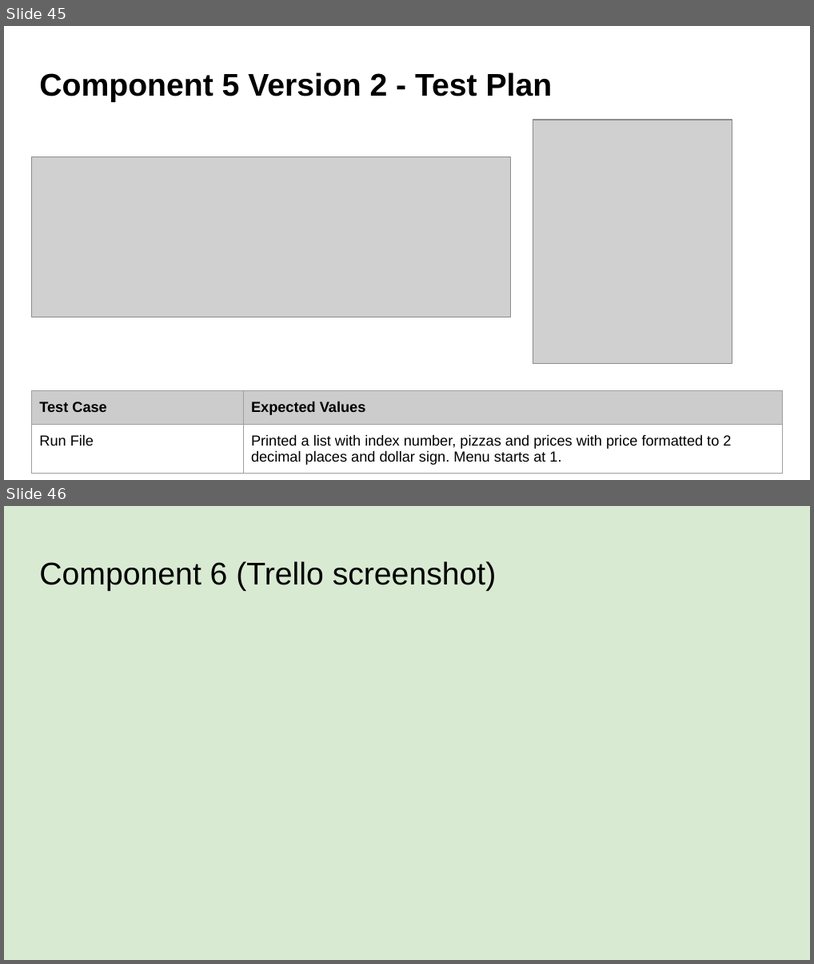
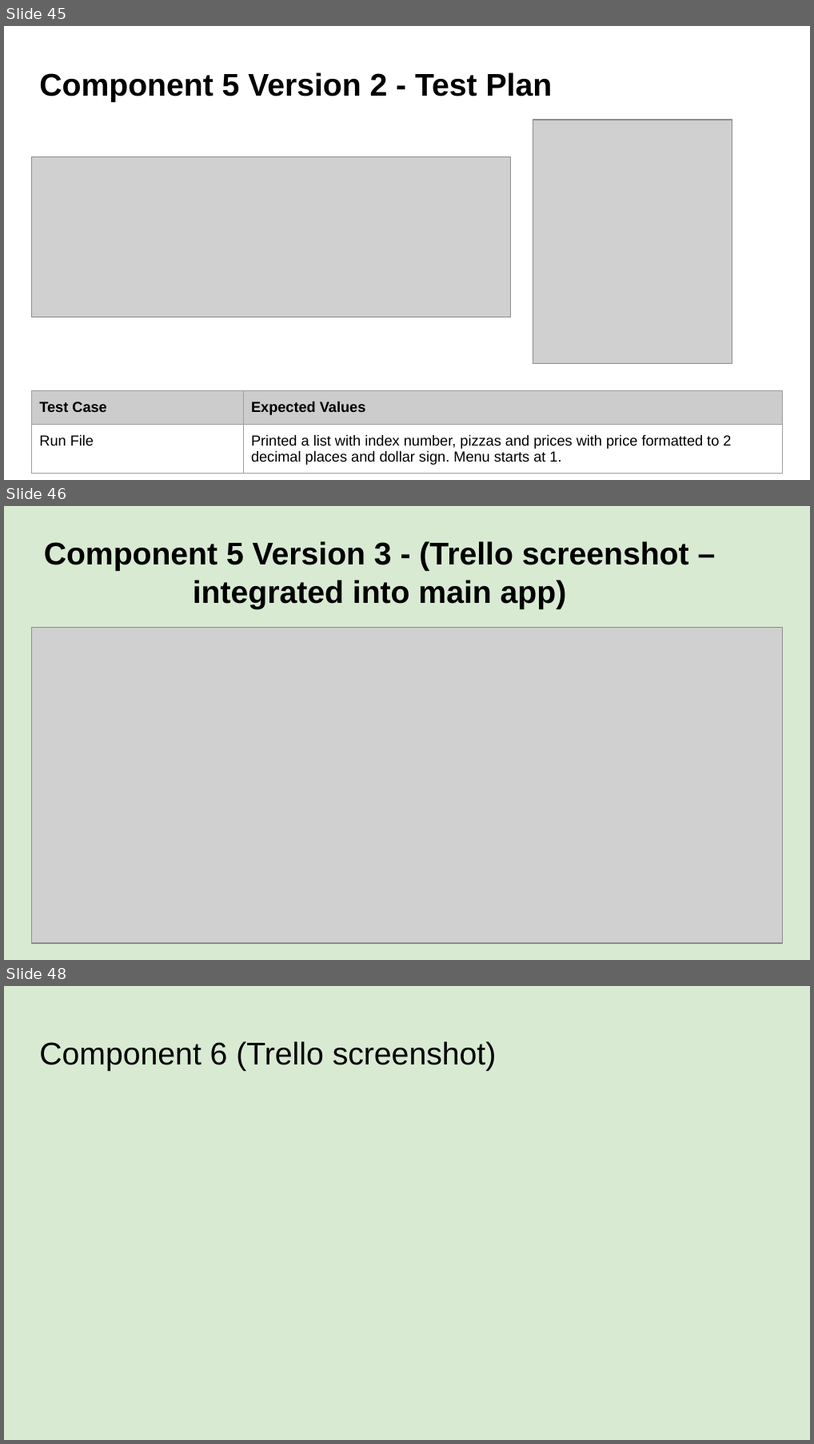
Before and after one commit to danettp/ds_nuts_bot, a slide deck: Danett Pepito - 000_91896 _ 91897 Documentation - 2150400 (Git).pptx. Shown one above the other, each under a label of ours: slides 45 and 46 before the commit, slides 45, 46 and 48 after it; the slides between them are not shown. The pictures are 814x964 and 814x1444 pixels, drawn with LibreOffice and Linux fonts; fonts in the diff are those of the drawing; grey boxes stand for pictures; background and template pictures are left out. Boxes give left, top, right and bottom in pixels: in the first picture for what was removed or moved away, otherwise in the second. Text is boxed around its words. In the diff, an @@ line names an element or a change of style, - is before the commit and + after.

Commit message:
Formatted menu
Formatted and changed menu into a function - integrated into main app.

```diff
--- a/Danett Pepito - 000_91896 _ 91897 Documentation - 2150400 (Git).pptx
+++ b/Danett Pepito - 000_91896 _ 91897 Documentation - 2150400 (Git).pptx
@@ slide 46 added at box(4, 506, 810, 960), background picture (left out) @@
@@ title added at box(44, 541, 690, 609), 28 pt, text #000000, bold @@
+Component 5 Version 3 - (Trello screenshot – integrated into main app)
@@ picture added at box(31, 627, 783, 943) @@
@@ what was slide 46 is now slide 48 @@
```
Also in this commit, not shown: 1 other slide added, 2 other files.
